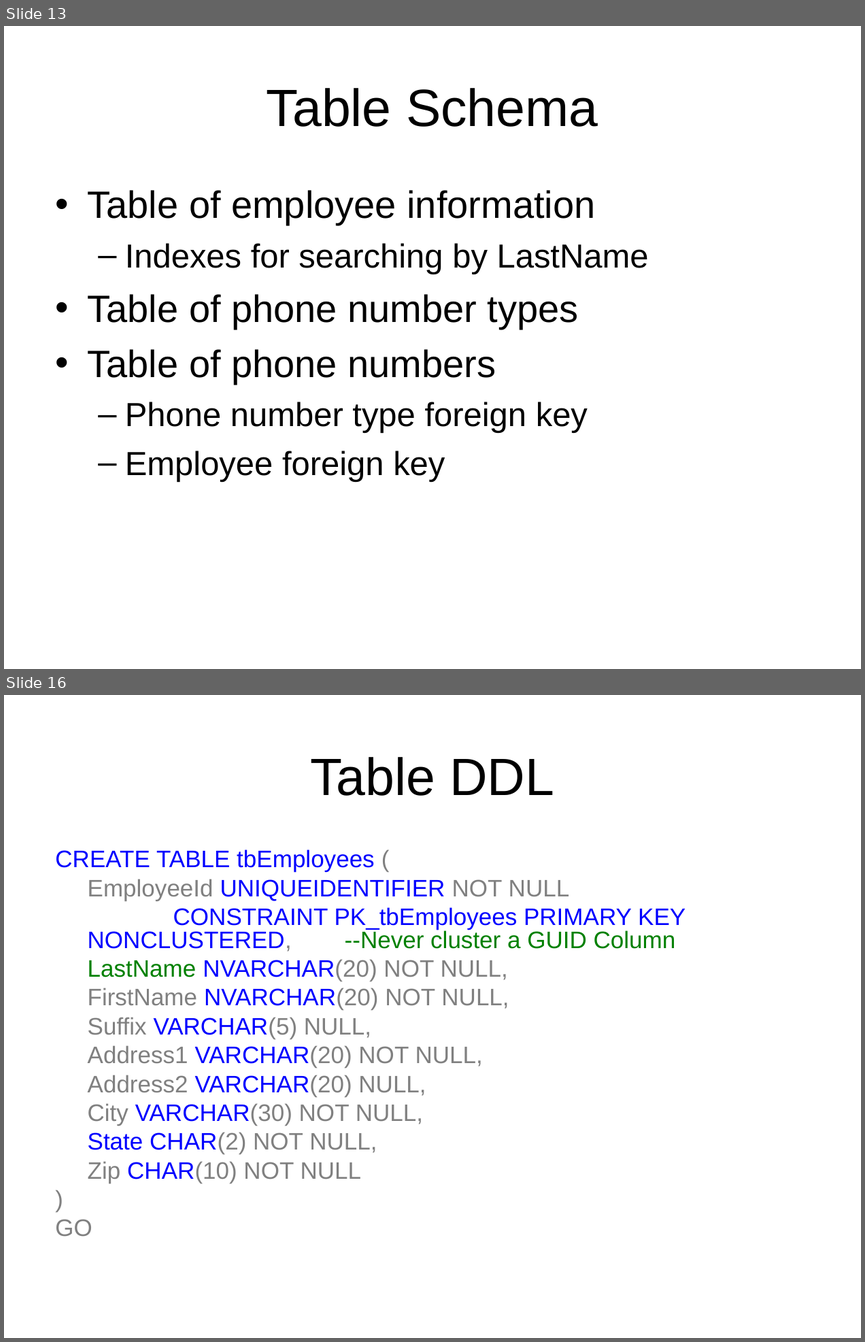
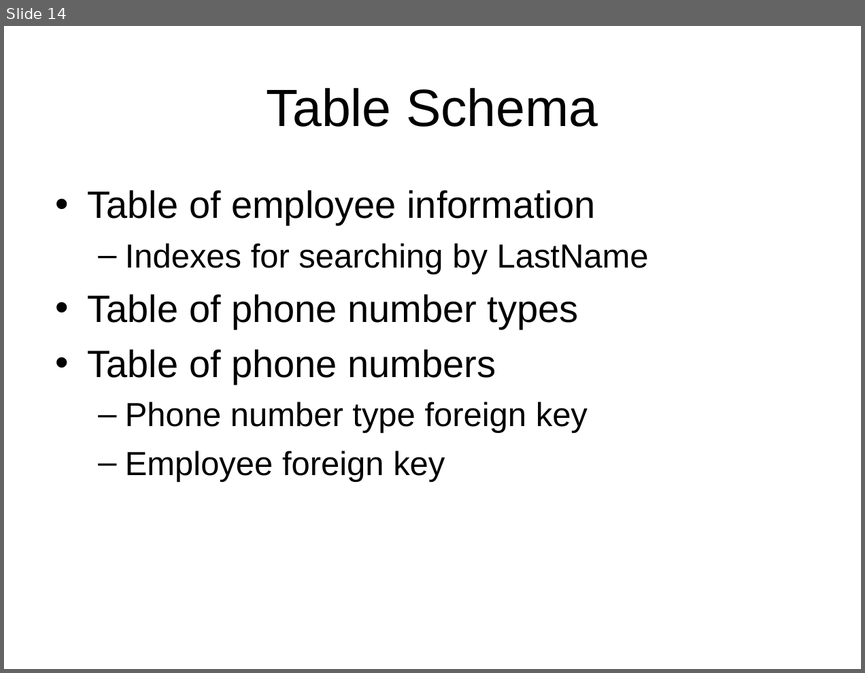
Before and after one commit to LIPHP/Employee-Contact-List, a slide deck: Docs/Using Microsoft SQL Server with PHP.ppt. Shown one above the other, each under a label of ours: slides 13 and 16 before the commit, slide 14 after it; the slides between them are not shown. The pictures are 865x1342 and 865x673 pixels, drawn with LibreOffice and Linux fonts; fonts in the diff are those of the drawing. Boxes give left, top, right and bottom in pixels: in the first picture for what was removed or moved away, otherwise in the second. Text is boxed around its words. In the diff, an @@ line names an element or a change of style, - is before the commit and + after.

```diff
--- a/Docs/Using Microsoft SQL Server with PHP.ppt
+++ b/Docs/Using Microsoft SQL Server with PHP.ppt
@@ slide 16 removed at [4, 695, 861, 1338], background #FFFFFF @@
@@ title removed at [310, 757, 554, 796] @@
-Table DDL
@@ text removed at [55, 849, 685, 1236] @@
-CREATE TABLE tbEmployees (
-EmployeeId UNIQUEIDENTIFIER NOT NULL
-CONSTRAINT PK_tbEmployees PRIMARY KEY NONCLUSTERED, --Never cluster a GUID Column
-LastName NVARCHAR(20) NOT NULL,
-FirstName NVARCHAR(20) NOT NULL,
-Suffix VARCHAR(5) NULL,
-Address1 VARCHAR(20) NOT NULL,
-Address2 VARCHAR(20) NULL,
-City VARCHAR(30) NOT NULL,
-State CHAR(2) NOT NULL,
-Zip CHAR(10) NOT NULL
-)
-GO
@@ what was slide 13 is now slide 14 @@
```
Also in this commit, not shown: 3 slides changed, 2 slides added, 6 other slides removed.
